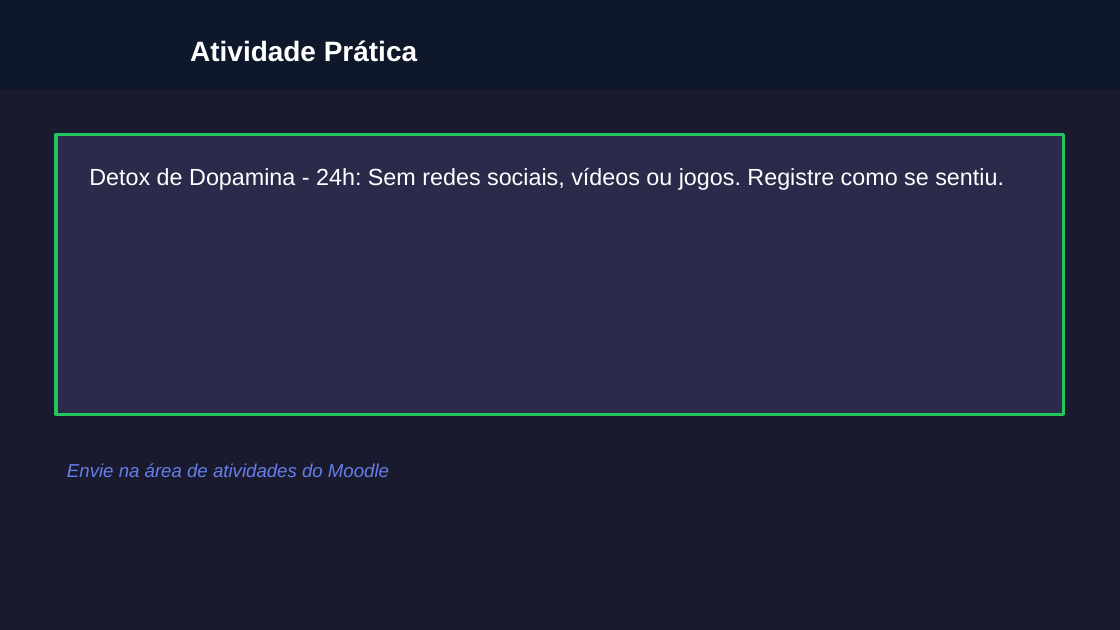
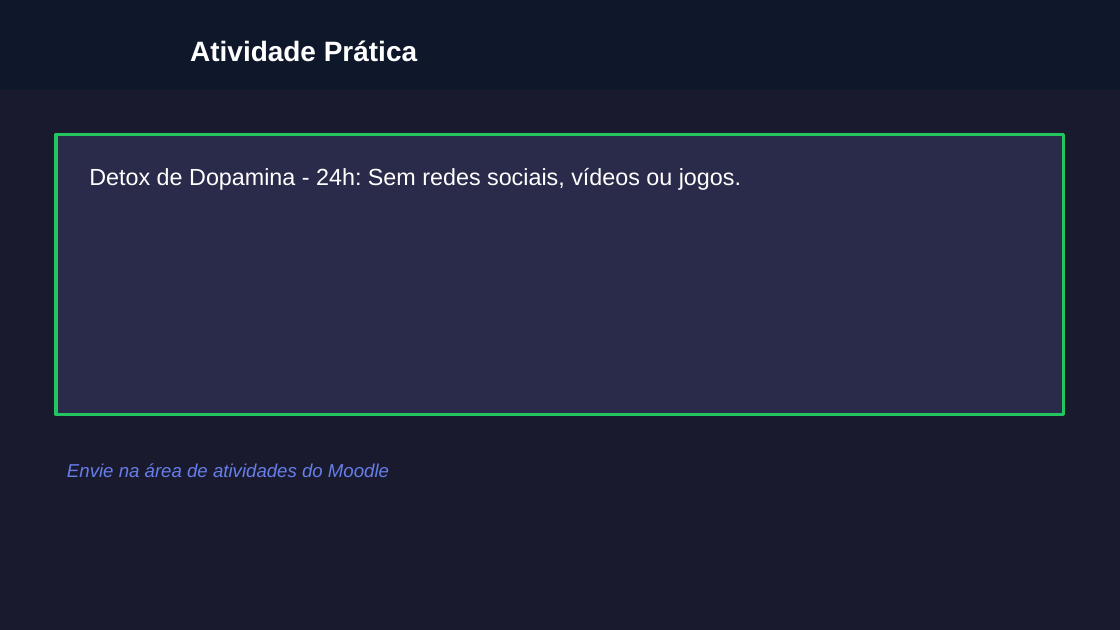
Before and after one commit to almirmeira/educa-com-talento, a slide deck: slide 8 of apresentacoes/foco-produtividade/aula-04-foco-direcionado.pptx. Drawn at 1120x630 pixels with LibreOffice and Linux fonts; fonts in the diff are those of the drawing; grey boxes stand for pictures; background and template pictures are left out. Boxes give left, top, right and bottom in pixels: in the first picture for what was removed or moved away, otherwise in the second. Text is boxed around its words. In the diff, an @@ line names an element or a change of style, - is before the commit and + after.

```diff
--- a/apresentacoes/foco-produtividade/aula-04-foco-direcionado.pptx
+++ b/apresentacoes/foco-produtividade/aula-04-foco-direcionado.pptx
@@ text at (x1=89, y1=168, x2=741, y2=190): text changed @@
-Detox de Dopamina - 24h: Sem redes sociais, vídeos ou jogos. Registre como se sentiu.
+Detox de Dopamina - 24h: Sem redes sociais, vídeos ou jogos.
```
Also in this commit, not shown: 2 other slides changed, 27 other files.
